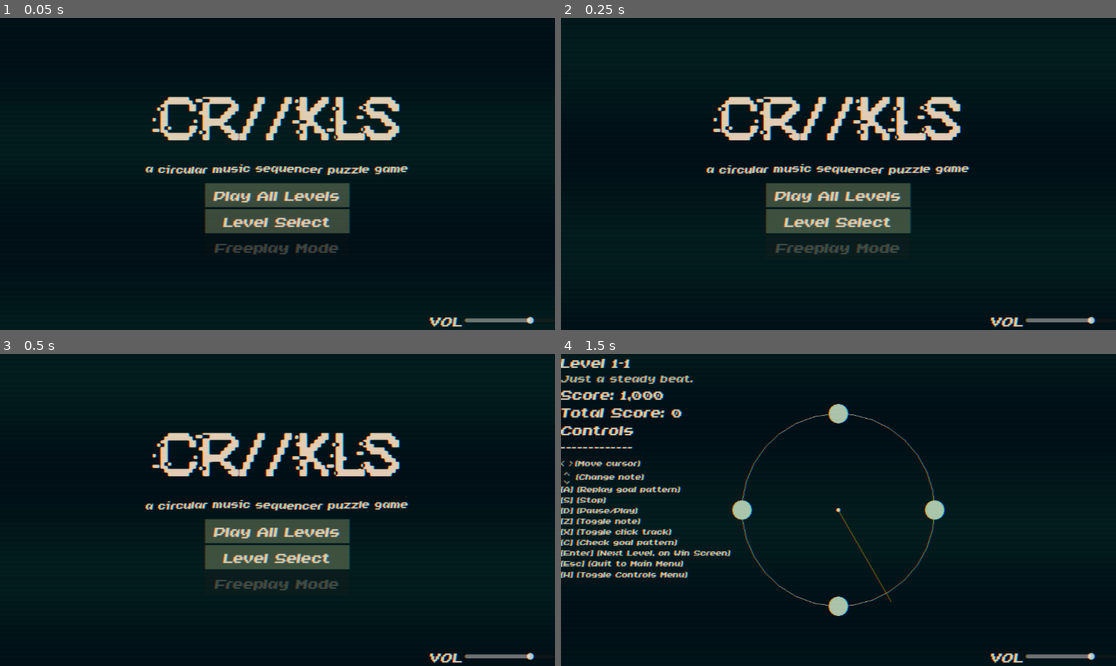
Above: before the commit, frames 1-4 (two rows, left to right).
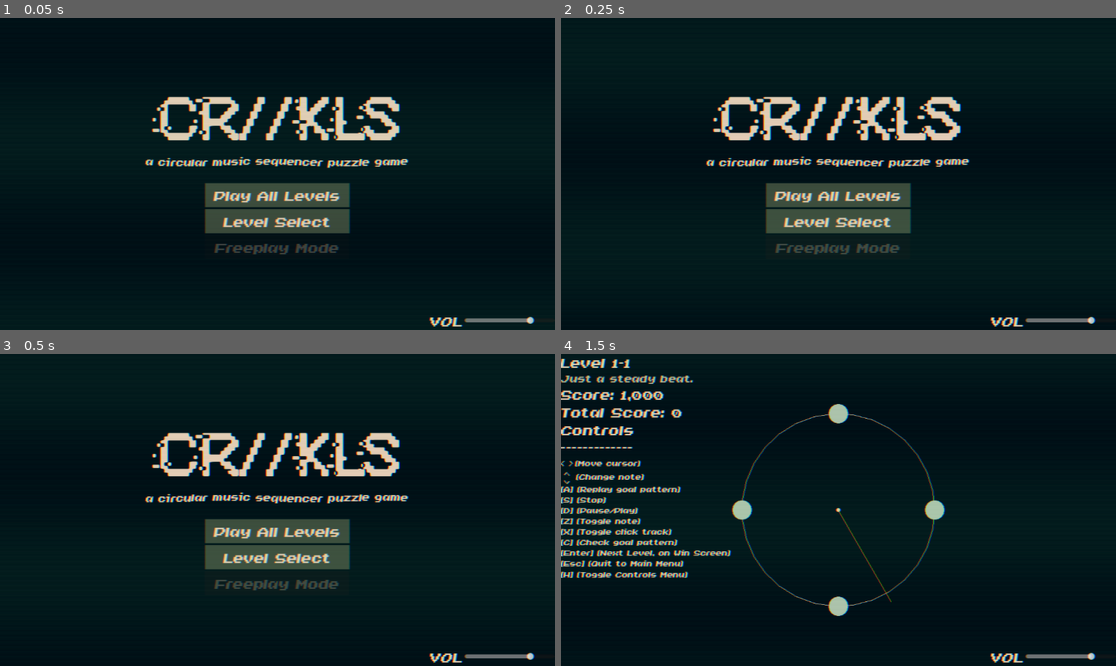
Above: after the commit, the same moments.

Repository: BurnsAndy/gmtk2025
Game: Godot game, scene res://scenes/main_menu.tscn
Two runs of this game, one before a commit and one after it. Both use one fixed random seed, a clock stepped at 60 frames per second and the inputs below.
Inputs:
- Up to frame 1 (0.05 s): no input
- Up to frame 2 (0.25 s): no input
- Up to frame 3 (0.5 s): no input
- Up to frame 4 (1.5 s): click "Play All Levels" at 0.5 s; tap Enter at 1.25, 1.35 s; hold Right from 1.28 s (still down)

The runs differ from the first frame. In frame 1, 1.7% of the frame differs, in the area x 26-74%, y 44-51%; in frame 2, 1.7%; in frame 3, 1.7%; in frame 4, nothing differs.

Commit message:
added title card asset and main menu theme

Diff:
--- a/scenes/main_menu.tscn
+++ b/scenes/main_menu.tscn
@@ -21,6 +21,10 @@
 [ext_resource type="PackedScene" uid="uid://duqnwl4lwb5fn" path="res://scenes/volume_slider.tscn" id="18_hstxw"]
 [ext_resource type="FontFile" uid="uid://cnros5ufijo10" path="res://assets/fonts/Positive System.otf" id="19_gw5y6"]
 [ext_resource type="PackedScene" uid="uid://b1r084b8sxtdm" path="res://scenes/crt_effect.tscn" id="20_8egab"]
+[ext_resource type="PackedScene" uid="uid://bx0u14bty8rqm" path="res://scenes/polyphonic_audio_player.tscn" id="22_3wgol"]
+[ext_resource type="Script" uid="uid://b0t3mmdcvowi7" path="res://scripts/classes/audio_library.gd" id="23_1acrt"]
+[ext_resource type="Script" uid="uid://xwsen5j60ci3" path="res://scripts/classes/sound_effect.gd" id="24_vr8o3"]
+[ext_resource type="AudioStream" uid="uid://dq0qo3r1ygprn" path="res://assets/audio/theme.wav" id="25_1a85y"]
 
 [sub_resource type="Resource" id="Resource_gw5y6"]
 script = ExtResource("10_lgwnu")
@@ -50,6 +54,17 @@
 cubes = false
 minor = false
 metadata/_custom_type_script = "uid://dlvmfqij2g0ha"
+
+[sub_resource type="Resource" id="Resource_hl5e0"]
+script = ExtResource("24_vr8o3")
+tag = "theme"
+stream = ExtResource("25_1a85y")
+metadata/_custom_type_script = "uid://xwsen5j60ci3"
+
+[sub_resource type="Resource" id="Resource_engjn"]
+script = ExtResource("23_1acrt")
+sound_effects = Array[ExtResource("24_vr8o3")]([SubResource("Resource_hl5e0")])
+metadata/_custom_type_script = "uid://b0t3mmdcvowi7"
 
 [node name="MainMenu" type="Node2D"]
 script = ExtResource("1_l6cm7")
@@ -106,7 +121,6 @@
 text = "[wave amp=15.0 freq=3 connected=1][i]a circular music sequencer puzzle game[/i][/wave]"
 fit_content = true
 horizontal_alignment = 1
-vertical_alignment = 1
 
 [node name="PlayAllLevelsButton" type="Button" parent="MainMenuUI/BoxContainer"]
 custom_minimum_size = Vector2(300, 50)
@@ -149,3 +163,7 @@
 
 [node name="CrtEffect" parent="MainMenuUI" instance=ExtResource("20_8egab")]
 layout_mode = 1
+
+[node name="PolyphonicAudioPlayer" parent="." instance=ExtResource("22_3wgol")]
+position = Vector2(1370.16, 381.155)
+audio_library = SubResource("Resource_engjn")
--- a/scripts/main_menu.gd
+++ b/scripts/main_menu.gd
@@ -2,6 +2,7 @@
 @onready var PlayAllLevelsButton = $MainMenuUI/BoxContainer/PlayAllLevelsButton
 @onready var FreeplayModeButton = $MainMenuUI/BoxContainer/FreeplayModeButton
 @onready var LevelSelectButton = $MainMenuUI/BoxContainer/LevelSelectButton
+@onready var polyphonic_audio_player: AudioStreamPlayer2D = $PolyphonicAudioPlayer
 @export var all_levels: Array[PuzzleLevel]
 const puzzle_level_scene = preload("res://scenes/puzzle_level_scene.tscn")
 const level_select_scene = preload("res://scenes/level_select.tscn")
@@ -11,7 +12,7 @@
 	PlayAllLevelsButton.pressed.connect(_PlayAllLevelsButtons_pressed)
 	FreeplayModeButton.pressed.connect(_FreeplayModeButton_pressed)
 	LevelSelectButton.pressed.connect(_LevelSelectButton_pressed)
-	pass
+	polyphonic_audio_player.play_sound_effect_from_library("theme")
 
 func _PlayAllLevelsButtons_pressed():
 	var instance = puzzle_level_scene.instantiate()
Not shown, added: assets/audio/theme.wav.import
Binary file added: assets/title-card.png
Not shown, added: assets/title-card.png.import
Not shown: 1 places in scenes/main_menu.tscn that only renumber resources
Not shown, added: assets/audio/theme.wav
